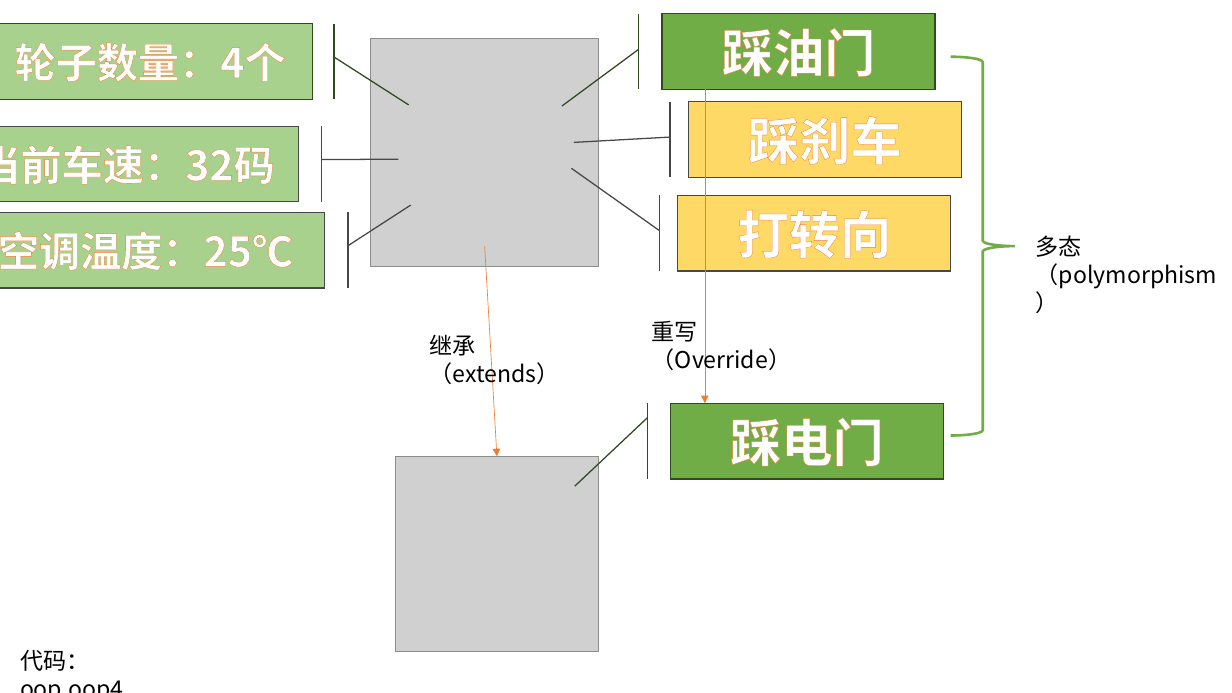
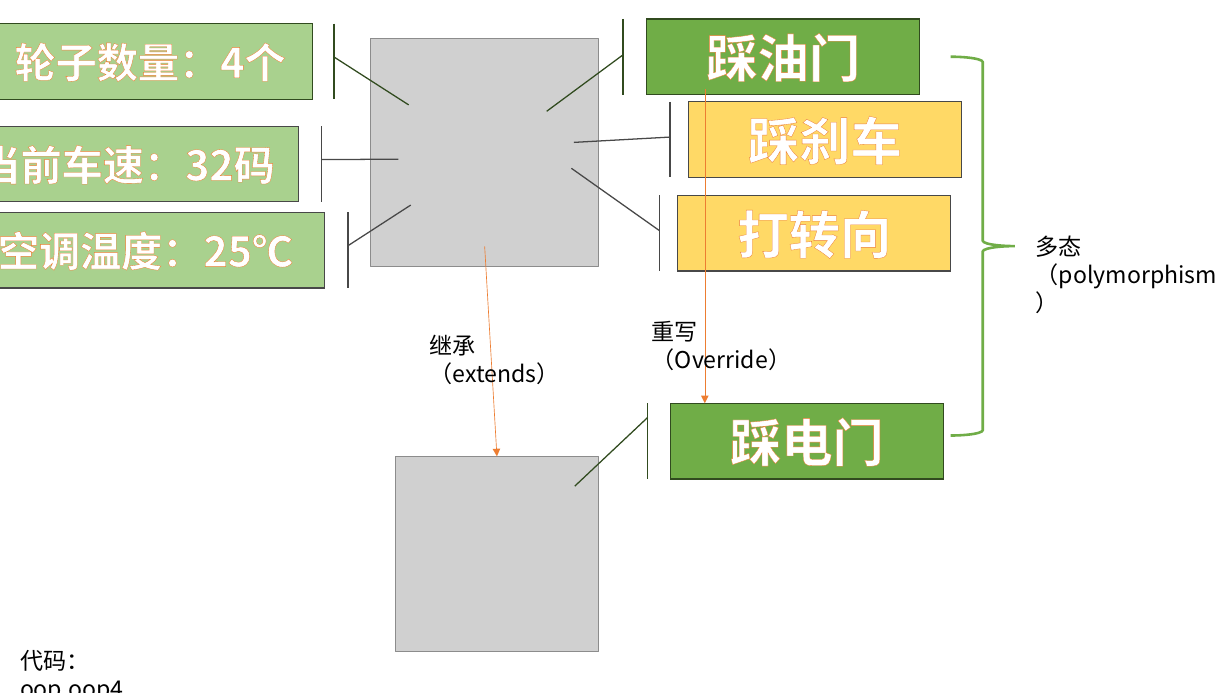
Before and after one commit to Ray0v0/CS109_Teaching, a slide deck: slide 13 of ppt/面向对象编程.pptx. Drawn at 1232x693 pixels with LibreOffice and Linux fonts; fonts in the diff are those of the drawing; grey boxes stand for pictures. Boxes give left, top, right and bottom in pixels: in the first picture for what was removed or moved away, otherwise in the second. Text is boxed around its words. In the diff, an @@ line names an element or a change of style, - is before the commit and + after.

```diff
--- a/ppt/面向对象编程.pptx
+++ b/ppt/面向对象编程.pptx
@@ accent border callout "踩油门" moved from (x1=663, y1=14, x2=935, y2=90) to (x1=647, y1=18, x2=920, y2=94) @@
```
Also in this commit, not shown: 5 other files.
